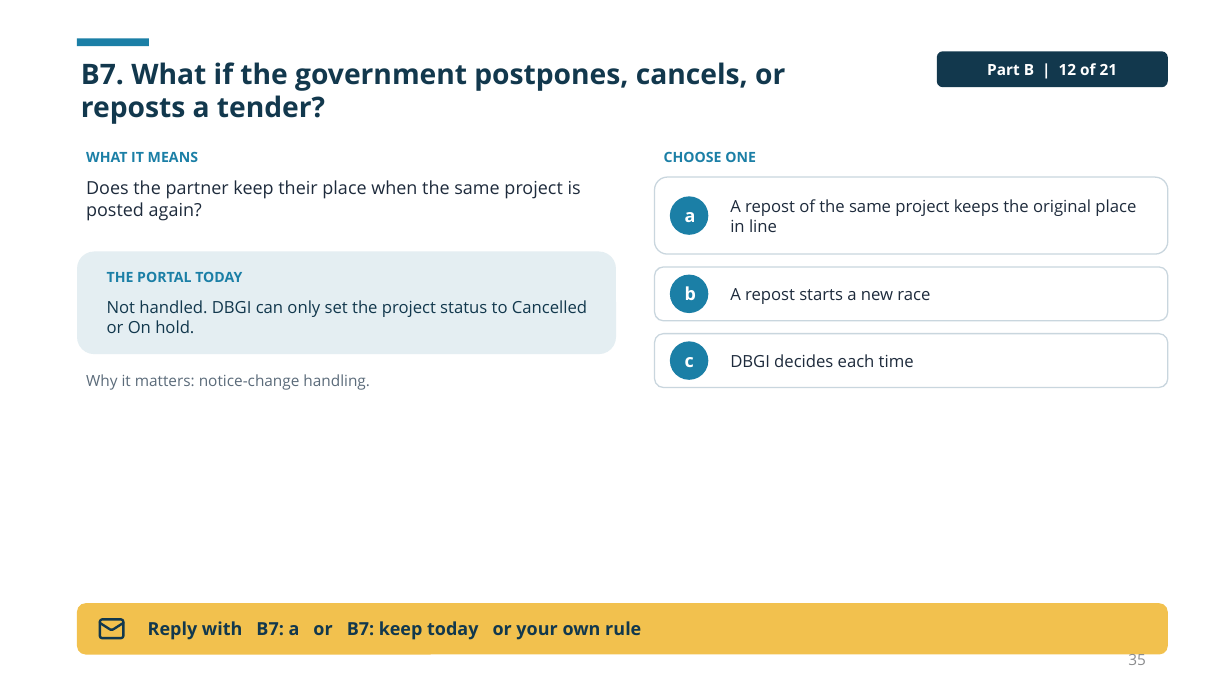
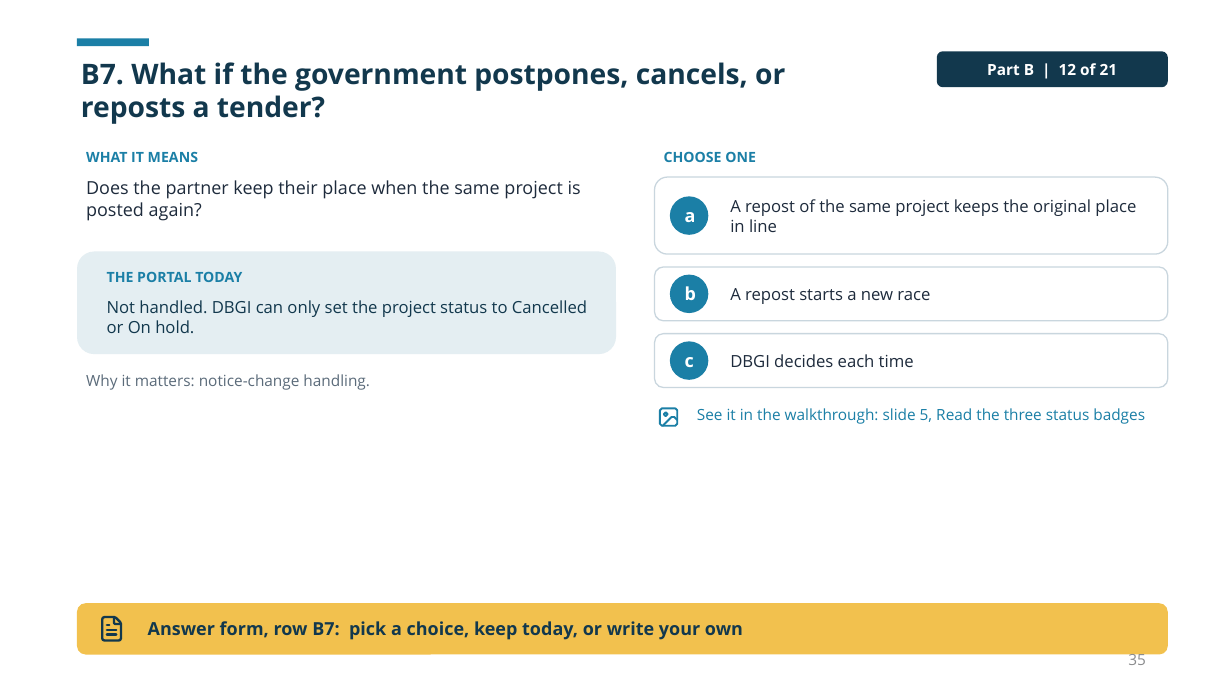
Before and after one commit to dbsuarez/dbgi-deal-registration-portal, a slide deck: slide 35 of docs/guides/Portal User Guide/Using the DBGI Portal.pptx. Drawn at 1232x693 pixels with LibreOffice and Linux fonts; fonts in the diff are those of the drawing. Boxes give left, top, right and bottom in pixels: in the first picture for what was removed or moved away, otherwise in the second. Text is boxed around its words. In the diff, an @@ line names an element or a change of style, - is before the commit and + after.

```diff
--- a/docs/guides/Portal User Guide/Using the DBGI Portal.pptx
+++ b/docs/guides/Portal User Guide/Using the DBGI Portal.pptx
@@ freeform shape added at bbox=[657, 406, 680, 429], outline #1B7FA6 1.5 pt @@
@@ text added at bbox=[697, 408, 1145, 424], 12 pt, text #1B7FA6 @@
+See it in the walkthrough: slide 5, Read the three status badges
@@ freeform shape at bbox=[98, 615, 127, 643]: outline redrawn @@
@@ text at bbox=[148, 621, 743, 640]: text changed @@
-Reply with B7: a or B7: keep today or your own rule
+Answer form, row B7: pick a choice, keep today, or write your own
```
Also in this commit, not shown: 21 other slides changed, 4 other files.
